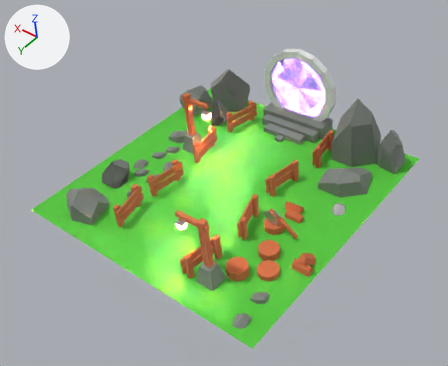
What one commit did to the Blender file scene/Renders/fense.blend.
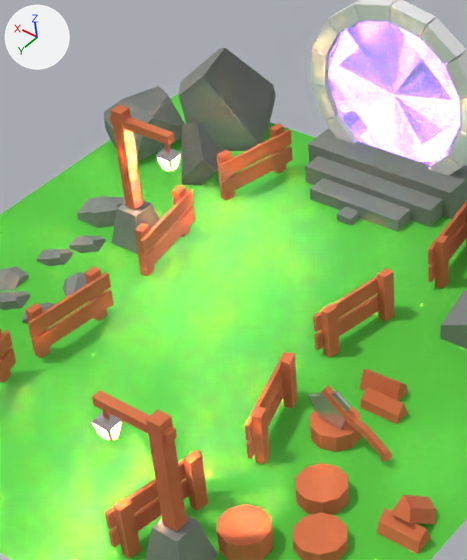
Each version appears first from the file's camera 'Camera', and next in a close-up on the part from 31% to 73% of the width and 14% to 76% of the height. Arrows for +X, +Y and +Z are at upper left; the lights stay in place.
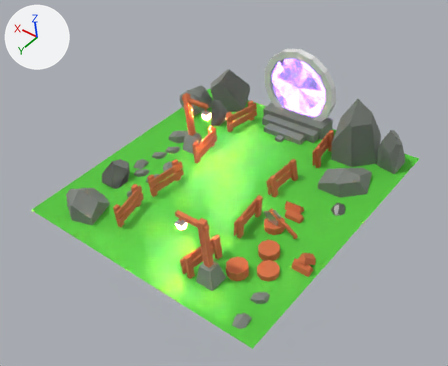
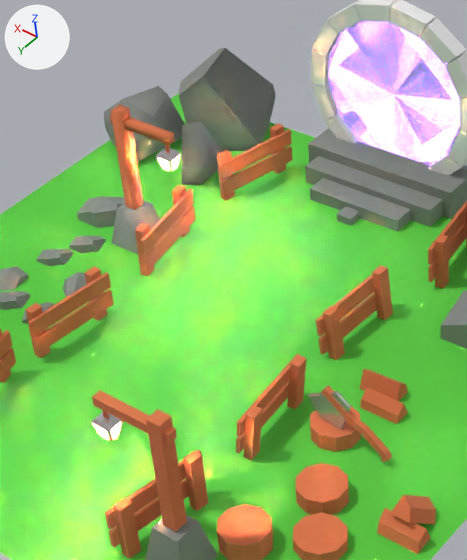
Where the newer file only moved an object's origin or applied its transform, the numbers keep the older frame.

What differs and where, as boxes (x1, y1, x2, y2) in the close-ups (467 x 560 px):
```json
{"object": "Cube.076", "change": "moved, turned", "before": [251, 406, 270, 464], "after": [243, 405, 262, 460]}
{"object": "Cube.077", "change": "moved, turned", "before": [281, 352, 298, 408], "after": [287, 355, 306, 409]}
{"object": "Cube.079", "change": "moved, turned", "before": [245, 352, 285, 441], "after": [237, 354, 301, 437]}
{"object": "Cube.023", "change": "moved, turned", "before": [313, 276, 378, 332], "after": [316, 275, 374, 336]}
{"object": "Cube.022", "change": "moved, turned", "before": [314, 294, 378, 350], "after": [318, 292, 377, 355]}
{"object": "Cube.020", "change": "moved, turned", "before": [321, 303, 340, 358], "after": [323, 305, 345, 360]}
{"object": "Cube.021", "change": "moved, turned", "before": [377, 268, 395, 322], "after": [372, 265, 393, 320]}
{"object": "Cube.078", "change": "moved, turned", "before": [247, 381, 283, 459], "after": [236, 381, 289, 453]}
{"part": 1, "of": "me_cube_040", "change": "shading changed", "before": [111, 200, 164, 254], "after": [111, 200, 164, 254]}
{"part": 2, "of": "me_cube_061", "change": "shading changed", "before": [110, 104, 175, 210], "after": [110, 104, 175, 210]}
{"part": 3, "of": "me_cube_046", "change": "shading changed", "before": [182, 122, 223, 185], "after": [182, 122, 223, 185]}
```

Scene script edits in JSON lines:
```json
{"block": "me_cube_040", "where": "me_cube_040.from_pydata(...)  # 8 vertices, 5 faces; spans x -0.132..0.132, y -0.132..0.132, z 0.008..0.272"}
{"block": "me_cube_040", "where": "# used by ob_cube_033; location = (0.999, -0.418, -0.012)"}
{"block": "me_cube_040", "change": "me_cube_040 part 1: all faces are now shaded smooth (5 of 5 changed)"}
{"block": "me_cube_061", "where": "me_cube_061.from_pydata(...)  # 24 vertices, 15 faces; spans x -0.399..0.07, y -0.041..0.041, z -0.041..0.655"}
{"block": "me_cube_061", "where": "# used by ob_cube_034; location = (0.999, -0.418, 0.31)"}
{"block": "me_cube_061", "change": "me_cube_061 part 2: all faces are now shaded smooth (15 of 15 changed)"}
{"block": "me_cube_046", "where": "me_cube_046.from_pydata(...)  # 40 vertices, 21 faces; spans x -0.138..0.165, y -0.188..0.154, z -0.124..0.298"}
{"block": "me_cube_046", "where": "# used by ob_cube_050; location = (1.118, -1.21, 0.129); rotation_euler = (0.0, 0.0, 1.65), in degrees (0, 0, 95)"}
{"block": "me_cube_046", "change": "me_cube_046 part 3: all faces are now shaded smooth (21 of 21 changed)"}
{"op": "set", "path": "ob_cube_076.location", "old": "(-0.895, 0.716, 0.156)", "new": "(-0.846, 0.725, 0.155)"}
{"op": "set", "path": "ob_cube_076.rotation_euler", "old": "(0.000621, 0.00649, -2.831)", "new": "(0.00989, 0.132, -3.04)", "note": "degrees (0, 0.4, -162) -> degrees (0.6, 7.6, -174)"}
{"op": "set", "path": "ob_cube_077.location", "old": "(-0.758, 0.289, 0.157)", "new": "(-0.801, 0.28, 0.159)"}
{"op": "set", "path": "ob_cube_077.rotation_euler", "old": "(0.000621, 0.00649, -2.831)", "new": "(0.00989, 0.132, -3.04)", "note": "degrees (0, 0.4, -162) -> degrees (0.6, 7.6, -174)"}
{"op": "set", "path": "ob_cube_078.location", "old": "(-0.787, 0.515, 0.11)", "new": "(-0.778, 0.507, 0.116)"}
{"op": "set", "path": "ob_cube_078.rotation_euler", "old": "(0.000621, 0.00649, -2.831)", "new": "(0.00989, 0.132, -3.04)", "note": "degrees (0, 0.4, -162) -> degrees (0.6, 7.6, -174)"}
{"op": "set", "path": "ob_cube_079.location", "old": "(-0.788, 0.515, 0.242)", "new": "(-0.795, 0.507, 0.247)"}
{"op": "set", "path": "ob_cube_079.rotation_euler", "old": "(0.000621, 0.00649, -2.831)", "new": "(0.00989, 0.132, -3.04)", "note": "degrees (0, 0.4, -162) -> degrees (0.6, 7.6, -174)"}
{"op": "set", "path": "ob_cube_020.location", "old": "(-0.692, -0.183, 0.146)", "new": "(-0.72, -0.18, 0.142)"}
{"op": "set", "path": "ob_cube_020.rotation_euler", "old": "(-0.00047, -0.017, -3.317)", "new": "(0.017, -0.085, -3.202)", "note": "degrees (0, -1, -190) -> degrees (1, -4.9, -183)"}
{"op": "set", "path": "ob_cube_021.location", "old": "(-0.771, -0.624, 0.146)", "new": "(-0.746, -0.627, 0.15)"}
{"op": "set", "path": "ob_cube_021.rotation_euler", "old": "(-0.00047, -0.017, -3.317)", "new": "(0.017, -0.085, -3.202)", "note": "degrees (0, -1, -190) -> degrees (1, -4.9, -183)"}
{"op": "set", "path": "ob_cube_022.location", "old": "(-0.692, -0.41, 0.098)", "new": "(-0.696, -0.406, 0.096)"}
{"op": "set", "path": "ob_cube_022.rotation_euler", "old": "(-0.00047, -0.017, -3.317)", "new": "(0.017, -0.085, -3.202)", "note": "degrees (0, -1, -190) -> degrees (1, -4.9, -183)"}
{"op": "set", "path": "ob_cube_023.location", "old": "(-0.69, -0.41, 0.23)", "new": "(-0.685, -0.405, 0.227)"}
{"op": "set", "path": "ob_cube_023.rotation_euler", "old": "(-0.00047, -0.017, -3.317)", "new": "(0.017, -0.085, -3.202)", "note": "degrees (0, -1, -190) -> degrees (1, -4.9, -183)"}
```
